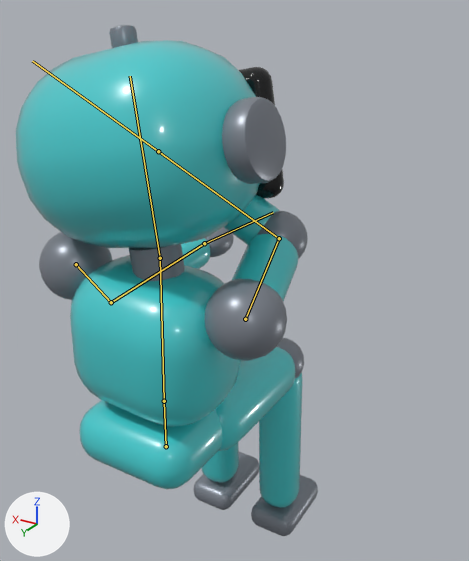
The glTF model fleet/web/assets/world/robot/robot.glb, before and after one commit.
Before and after are seen from a 50 mm camera at (-0.745, 0.945, 0.917) aimed at (-0.049, -0.215, 0.336). Every picture has the same lights, and +X, +Y and +Z are marked at lower left. The first picture is the older version. Both versions are drawn at frame 39 of the action 'hold'; the numbers are the values there. The bones that bend it are drawn over the model as lines.

In view in the first picture: 'robot_mesh'.
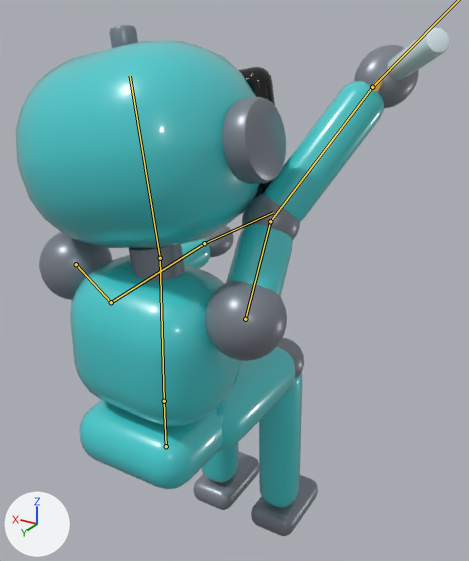
Location of each change, [x1, y1, x2, y2] in pixels of the pictures (469 x 561 px):
'robot_mesh', posed (33% wider): before [16, 25, 318, 536]; after [16, 25, 419, 536]
'prop_flask', posed (not visible before): after [387, 28, 449, 80]
'prop_pencil', posed (not visible before): after [372, 79, 383, 91]
bone 'upper_arm.R', root to tip: before (245, 319) to (279, 238); after (245, 319) to (270, 221)
bone 'forearm.R', root to tip: before (279, 238) to (158, 151); after (270, 221) to (372, 87)

The change in detail:
Bone 'upper_arm.R' (bone_upper_arm_r) turns from (-81, 0, 25) to (-101, 0, -30) degrees about its own x, y and z.
Bone 'forearm.R' (bone_forearm_r) turns from (-30, 0, 0) to (30, 0, -45) degrees about its own x, y and z.
Bone 'hand.R' (bone_hand_r) turns from (25, 0, -4) to (0, 0, -4) degrees about its own x, y and z.
